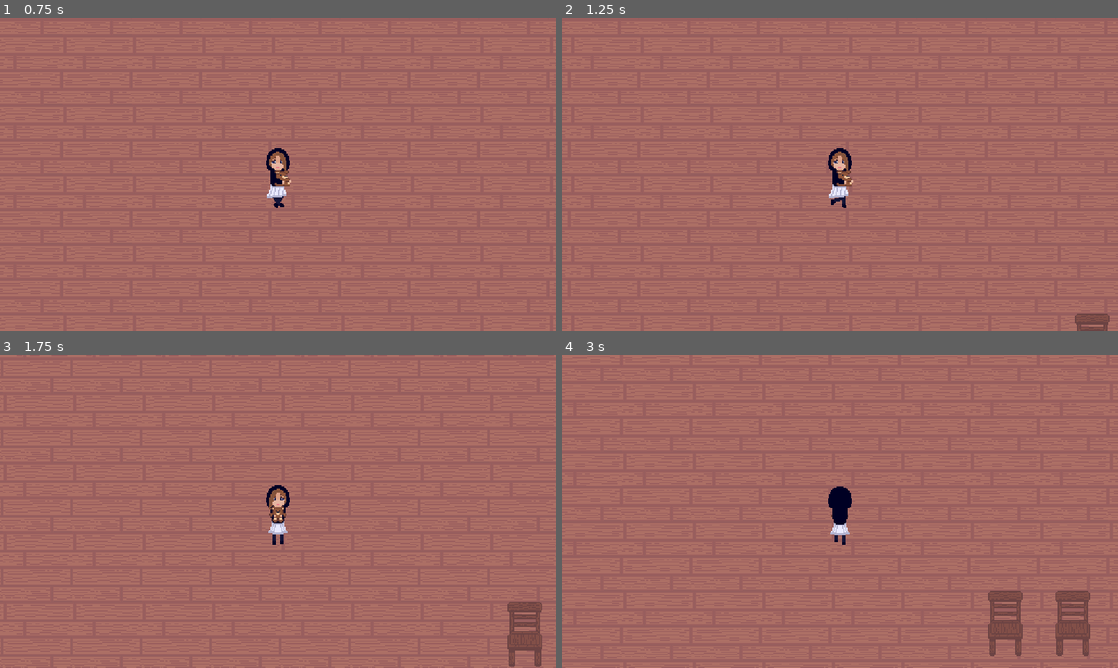
Above: before the commit, frames 1-4 (two rows, left to right).
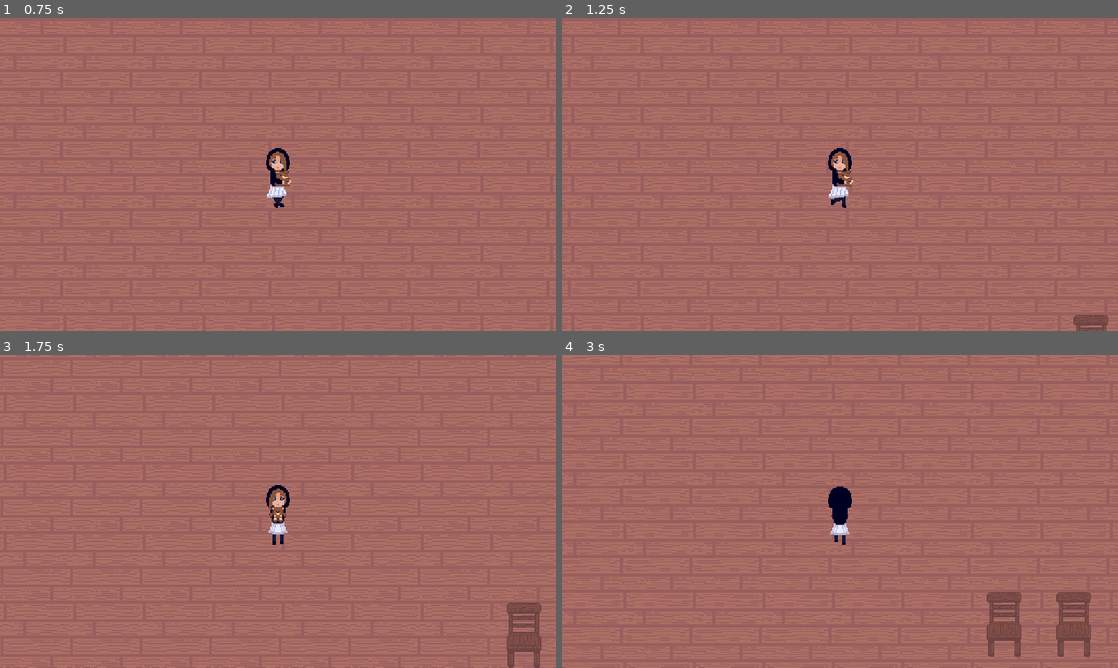
Above: after the commit, the same moments.

Repository: ioannoid/volatile-game-jam
Game: Godot game, scene res://main.tscn
The game is run twice, just before and just after one commit, with the same random seed, the same clock (stepped at 60 frames per second) and the same inputs.
Inputs (mouse positions are in pixels of both pictures, inside the frame that each line leads up to):
- Up to frame 1 (0.75 s): tap Enter at 0.5 s; move the mouse to (61, 80) at 0.52 s; hold D (move_right) from 0.53 s (still down); click (61, 80) at 0.67 s
- Up to frame 2 (1.25 s): keep holding D (move_right)
- Up to frame 3 (1.75 s): move the mouse to (166, 527) at 1.27 s; release D (move_right) at 1.28 s; hold S (move_down) from 1.28 s (still down)
- Up to frame 4 (3 s): move the mouse to (895, 442) at 2.02 s; release S (move_down) at 2.03 s; hold D (move_right) 2.03-2.78 s; move the mouse to (812, 574) at 2.77 s; hold W (move_up) from 2.78 s (still down); click (812, 574) at 2.92 s

Frame 1 is identical in both runs. In frame 2, less than 0.1% of the frame differs, in the area x 92-99%, y 94-100%; in frame 3, 0.2%; in frame 4, 0.5%, in the area x 76-96%, y 75-97%.

Commit message:
idk this time

Diff:
--- a/game/game.tscn
+++ b/game/game.tscn
@@ -162,7 +162,7 @@
 script = ExtResource("2_n54ww")
 
 [node name="chair" type="RigidBody2D" parent="Node2D"]
-position = Vector2(289, 159)
+position = Vector2(288, 160)
 gravity_scale = 0.0
 custom_integrator = true
 can_sleep = false
@@ -176,7 +176,7 @@
 shape = SubResource("RectangleShape2D_6tkaj")
 
 [node name="chair2" type="RigidBody2D" parent="Node2D"]
-position = Vector2(351, 159)
+position = Vector2(352, 160)
 gravity_scale = 0.0
 custom_integrator = true
 can_sleep = false
@@ -201,4 +201,4 @@
 [node name="GirlCollidor" type="CollisionShape2D" parent="Node2D/Girl"]
 shape = SubResource("CapsuleShape2D_ckukt")
 
-[node name="Girl@PauseMenu" parent="." instance=ExtResource("26_x8u7b")]
+[node name="GirlPauseMenu" parent="." instance=ExtResource("26_x8u7b")]
--- a/game/girl.gd
+++ b/game/girl.gd
@@ -48,13 +48,13 @@
 	if not stopped:
 		var motion = Vector2(0,0)
 		if Input.is_action_pressed("move_right"):
-			motion.x = 1
+			motion.x += 1
 		if Input.is_action_pressed("move_left"):
-			motion.x = -1
+			motion.x += -1
 		if Input.is_action_pressed("move_up"):
-			motion.y = -1
+			motion.y += -1
 		if Input.is_action_pressed("move_down"):
-			motion.y = 1
+			motion.y += 1
 
 		velocity = motion * speed
 
Not shown, added: game/Music/volatile_credits.wav.import
Not shown: 1 places in game/game.tscn that only renumber resources
